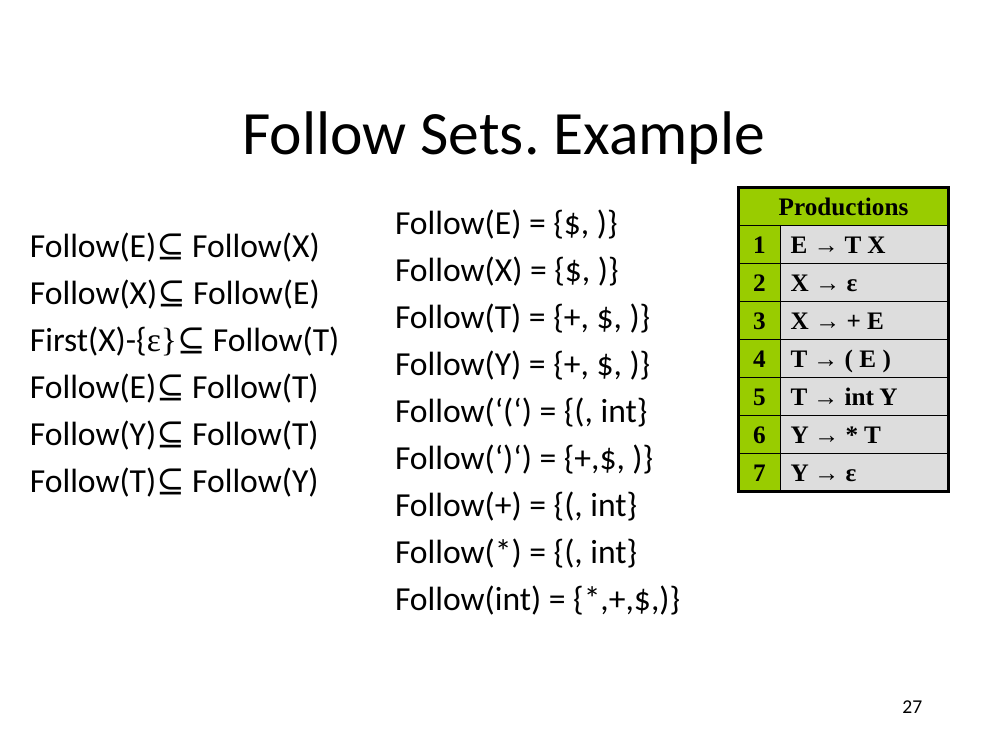
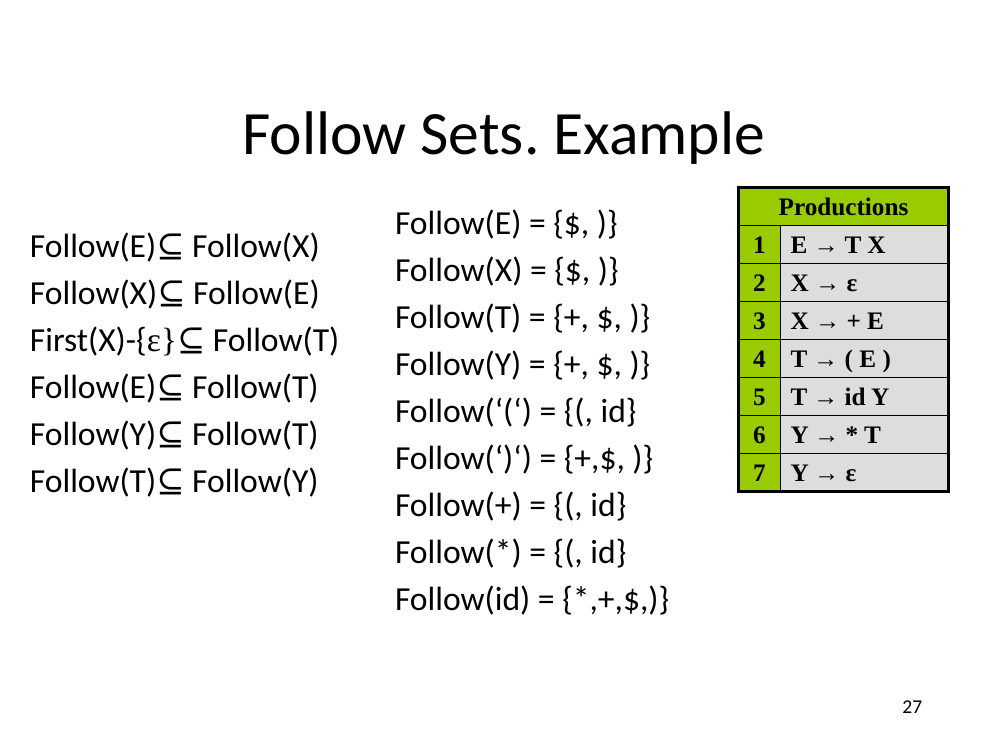
Before and after one commit to anoopsarkar/compilers-class, a slide deck: slide 27 of assets/ppt/parsing/td2-ll_1-parsing.pptx. Drawn at 1008x756 pixels with LibreOffice and Linux fonts; fonts in the diff are those of the drawing. Boxes give left, top, right and bottom in pixels: in the first picture for what was removed or moved away, otherwise in the second. Text is boxed around its words. In the diff, an @@ line names an element or a change of style, - is before the commit and + after.

```diff
--- a/assets/ppt/parsing/td2-ll_1-parsing.pptx
+++ b/assets/ppt/parsing/td2-ll_1-parsing.pptx
@@ table at (x1=739, y1=187, x2=950, y2=510) @@
-row 6, column 2: T → int Y
+row 6, column 2: T → id Y
@@ text at (x1=395, y1=397, x2=637, y2=427): text changed @@
-Follow(‘(‘) = {(, int}
+Follow(‘(‘) = {(, id}
@@ text at (x1=395, y1=491, x2=626, y2=615): text changed @@
-Follow(+) = {(, int}
-Follow(*) = {(, int}
-Follow(int) = {*,+,$,)}
+Follow(+) = {(, id}
+Follow(*) = {(, id}
+Follow(id) = {*,+,$,)}
```
Also in this commit, not shown: 9 other slides changed, 1 other file.
